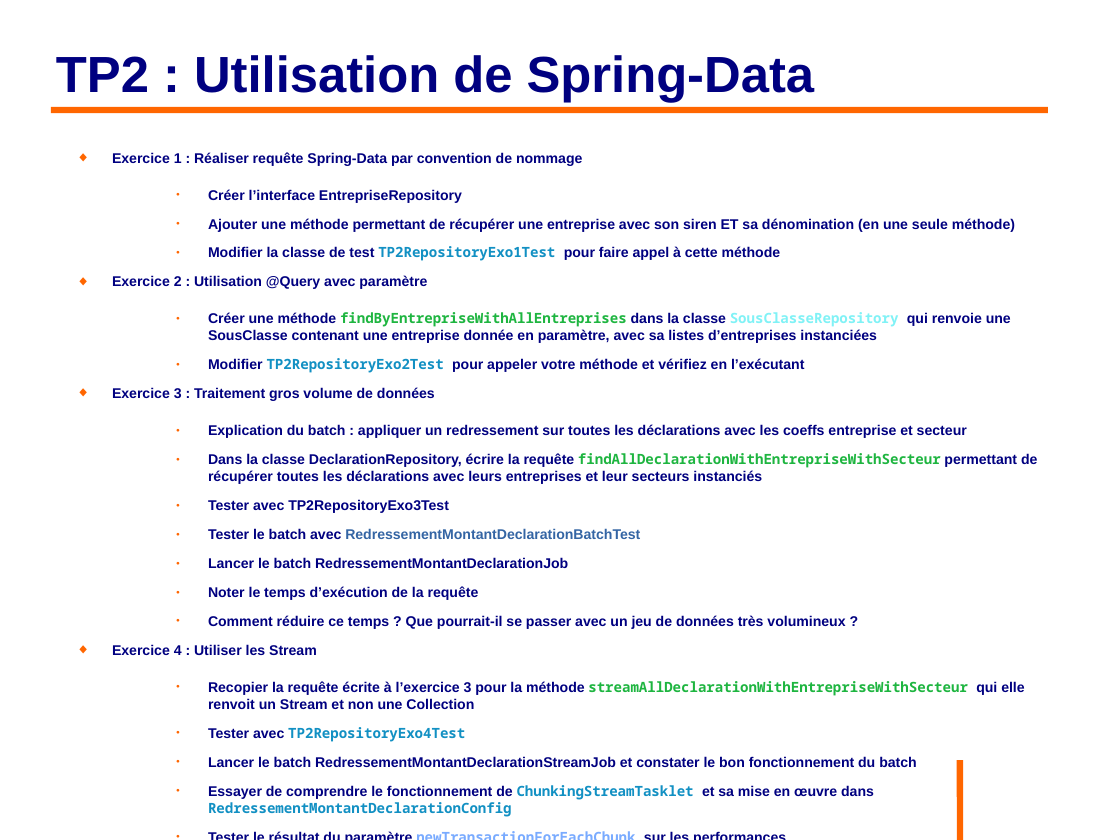
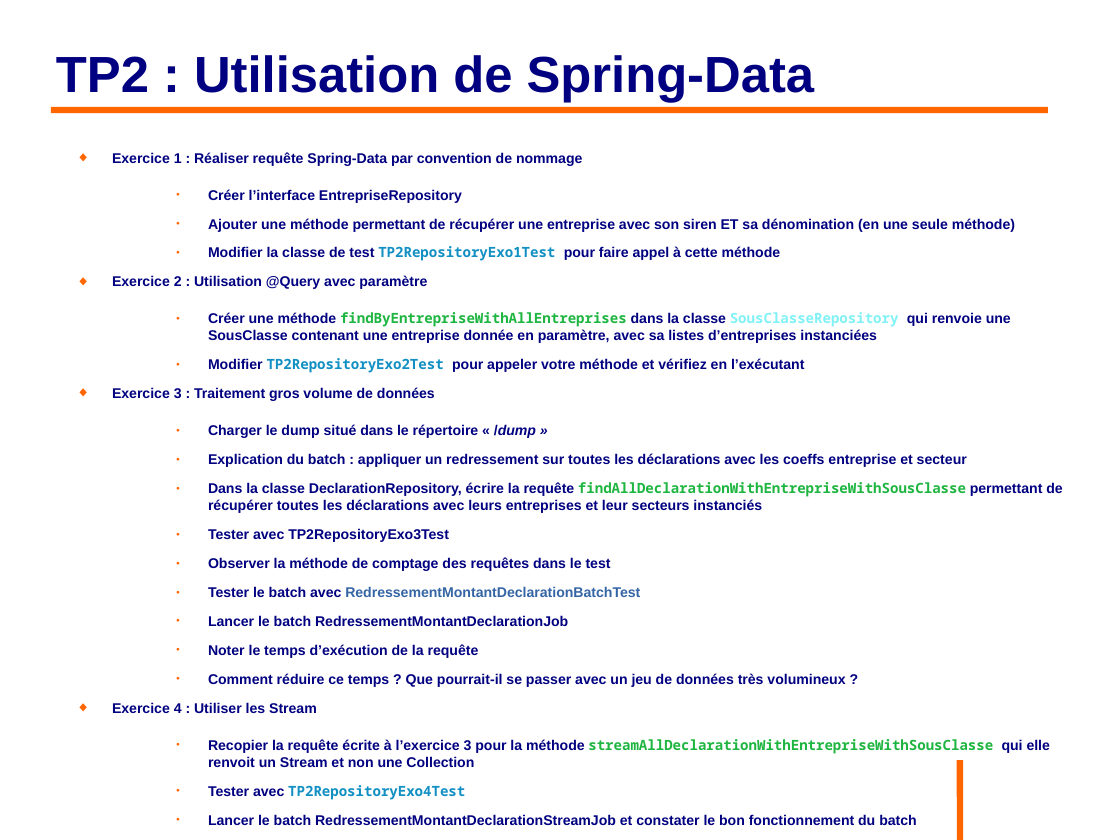
Before and after one commit to philphils/formation-hibernate-avancee, a slide deck: slide 48 of Documentation/diapo_formation_hibernate_avancee.odp. Drawn at 1120x840 pixels with LibreOffice and Linux fonts; fonts in the diff are those of the drawing; background and template pictures are left out. Boxes give left, top, right and bottom in pixels: in the first picture for what was removed or moved away, otherwise in the second. Text is boxed around its words. In the diff, an @@ line names an element or a change of style, - is before the commit and + after.

Commit message:
Modif enonce TP2

```diff
--- a/Documentation/diapo_formation_hibernate_avancee.odp
+++ b/Documentation/diapo_formation_hibernate_avancee.odp
@@ text at [112, 152, 1062, 825]: paragraph added @@
+    ● Noter la différence de temps d’exécution de la requête
@@ text at [208, 424, 536, 438]: paragraph added @@
+    ● Charger le dump situé dans le répertoire « /dump »
@@ text at [208, 482, 1062, 513]: text changed @@
-    ● Dans la classe DeclarationRepository, écrire la requête findAllDeclarationWithEntrepriseWithSecteur permettant de récupérer toutes les déclarations avec leurs entreprises et leur secteurs instanciés
+    ● Dans la classe DeclarationRepository, écrire la requête findAllDeclarationWithEntrepriseWithSousClasse permettant de récupérer toutes les déclarations avec leurs entreprises et leur secteurs instanciés
@@ text at [208, 557, 611, 571]: paragraph added @@
+    ● Observer la méthode de comptage des requêtes dans le test
@@ text at [208, 739, 1050, 767]: text changed @@
-    ● Recopier la requête écrite à l’exercice 3 pour la méthode streamAllDeclarationWithEntrepriseWithSecteur qui elle renvoit un Stream et non une Collection
+    ● Recopier la requête écrite à l’exercice 3 pour la méthode streamAllDeclarationWithEntrepriseWithSousClasse qui elle renvoit un Stream et non une Collection
```
